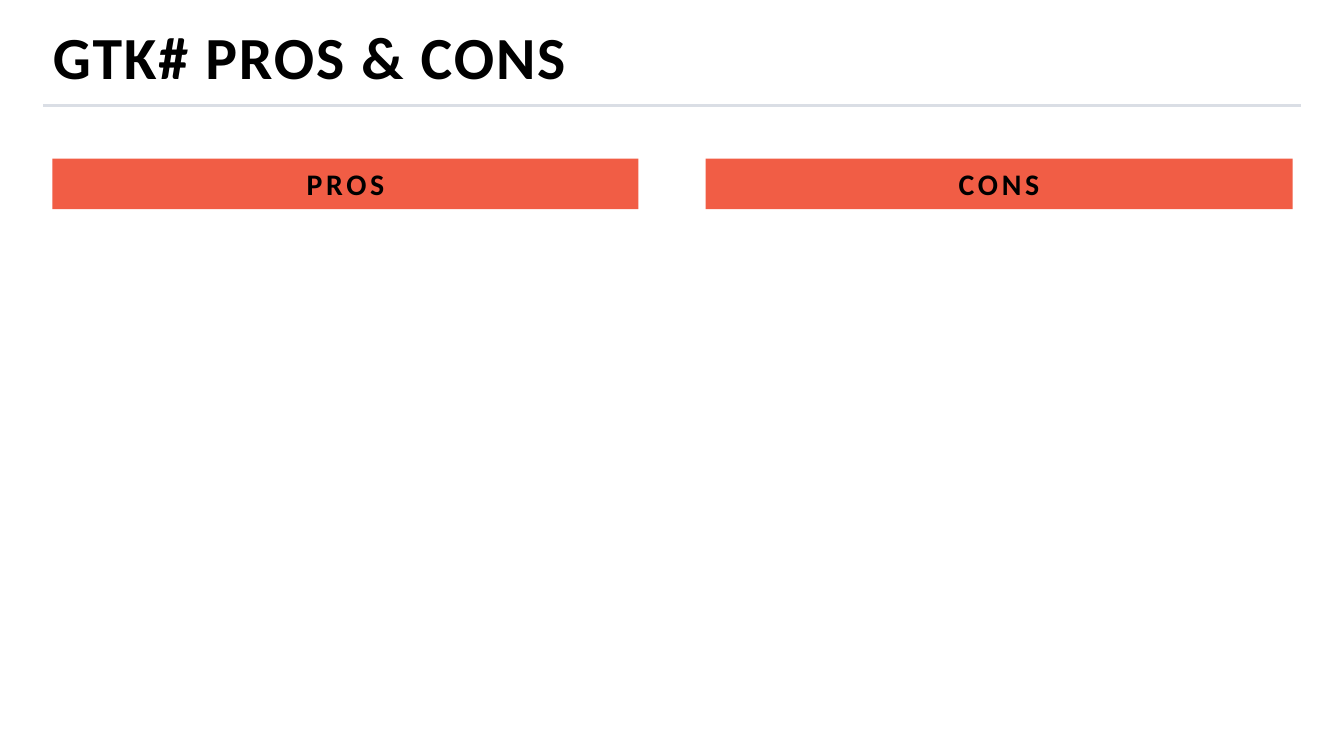
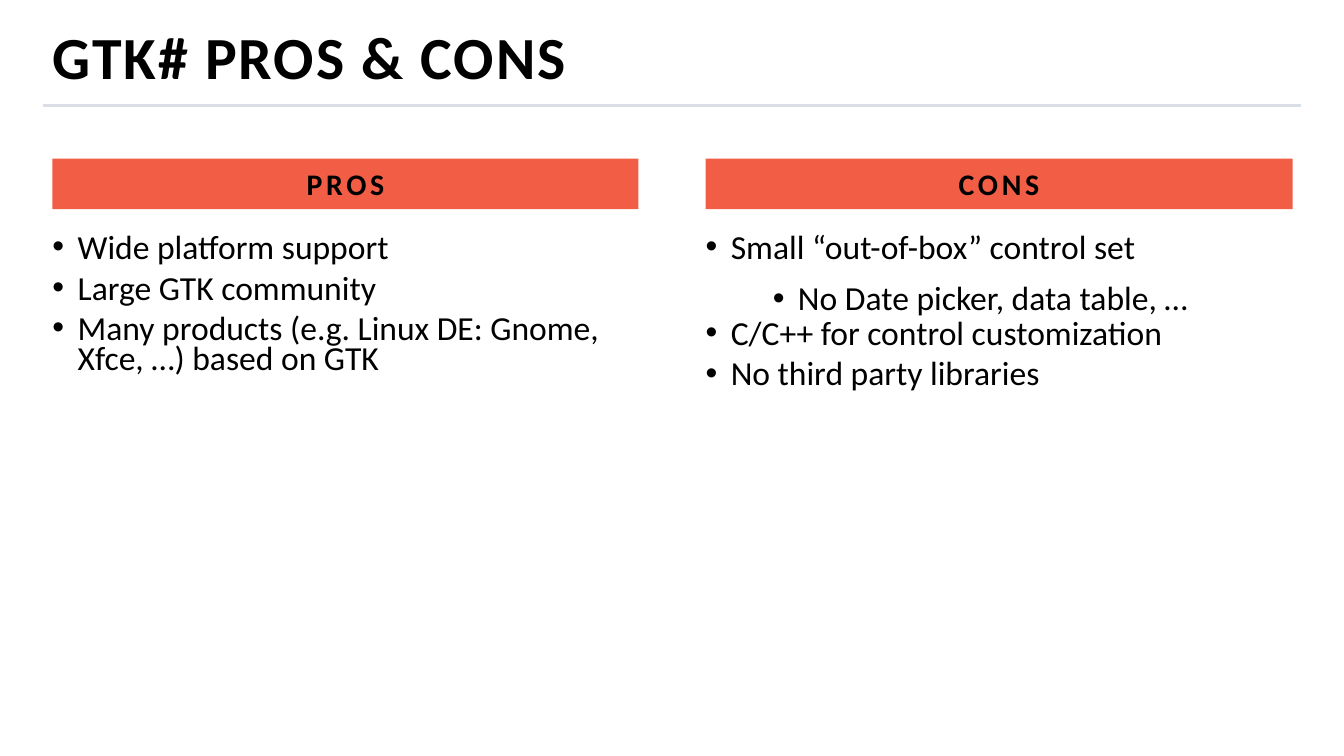
Before and after one commit to MihailRomanov/TechTalks_GUI_in_Net, a slide deck: slide 15 of presentation.pptx. Drawn at 1344x756 pixels with LibreOffice and Linux fonts; fonts in the diff are those of the drawing; background and template pictures are left out. Boxes give left, top, right and bottom in pixels: in the first picture for what was removed or moved away, otherwise in the second. Text is boxed around its words. In the diff, an @@ line names an element or a change of style, - is before the commit and + after.

```diff
--- a/presentation.pptx
+++ b/presentation.pptx
@@ text added at [78, 235, 598, 374], 18 pt, text #000000 @@
+• Wide platform support
+• Large GTK community
+• Many products (e.g. Linux DE: Gnome, Xfce, …) based on GTK
@@ text added at [731, 235, 1162, 391], 18 pt, text #000000 @@
+• Small “out-of-box” control set
+  • No Date picker, data table, …
+• C/C++ for control customization
+• No third party libraries
```
Also in this commit, not shown: 3 other slides changed, 5 slides added, 2 slides removed.
